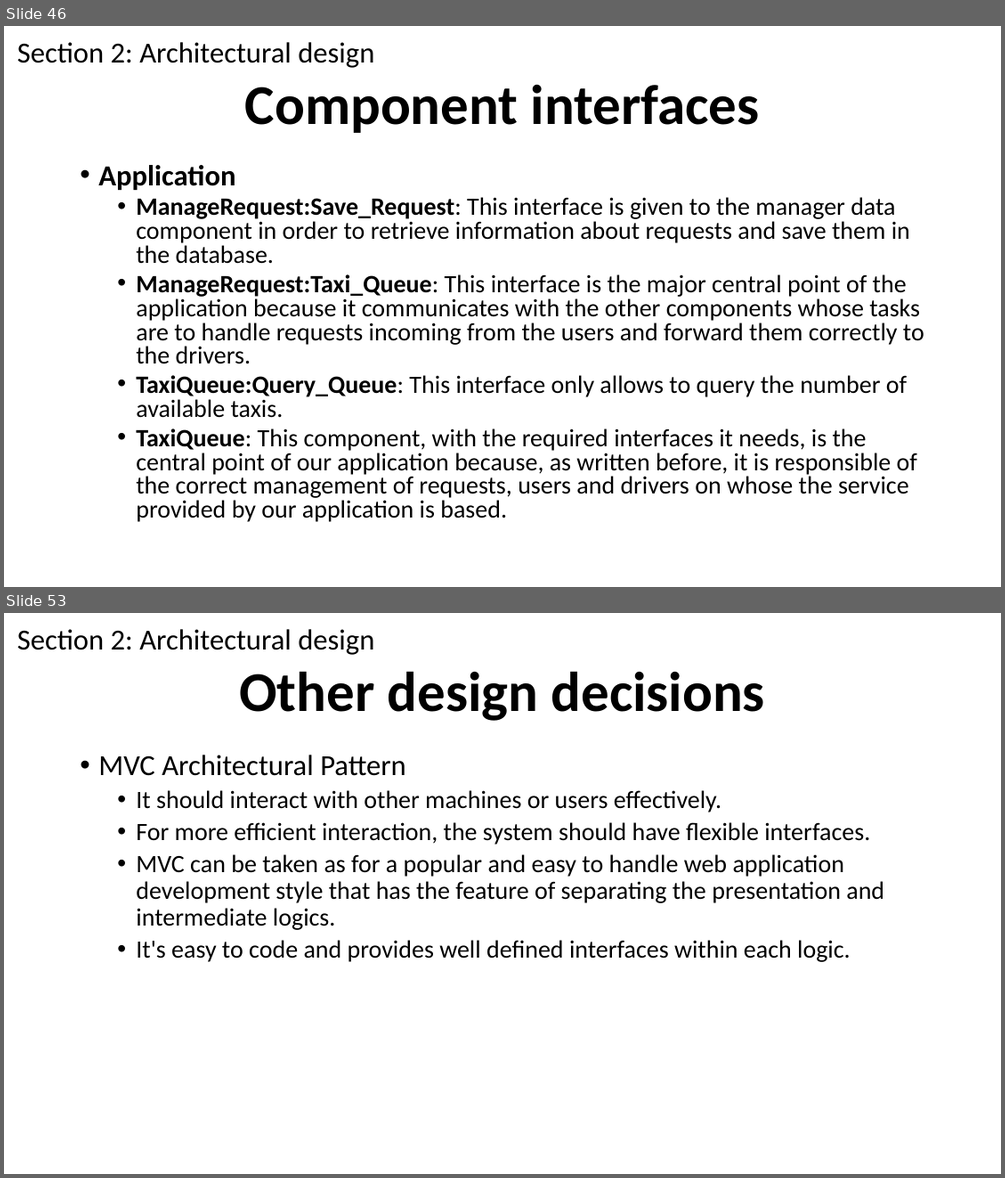
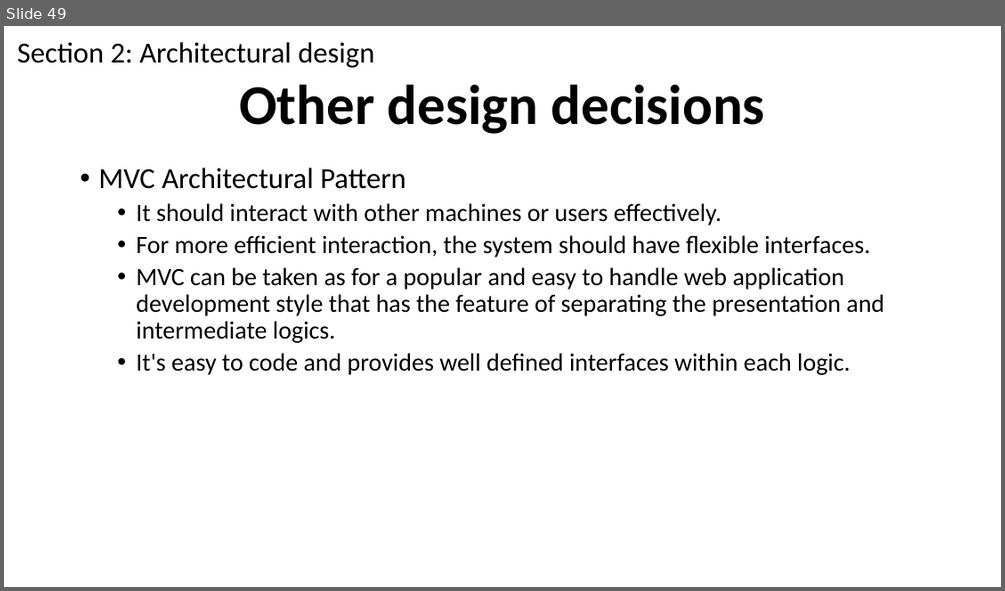
Before and after one commit to MassimoSchiavo/MyTaxiService-Schiavo-Cittar, a slide deck: Presentations/myTaxiService Presentation.pptx. Shown one above the other, each under a label of ours: slides 46 and 53 before the commit, slide 49 after it; the slides between them are not shown. The pictures are 1005x1178 and 1005x591 pixels, drawn with LibreOffice and Linux fonts; fonts in the diff are those of the drawing. Boxes give left, top, right and bottom in pixels: in the first picture for what was removed or moved away, otherwise in the second. Text is boxed around its words. In the diff, an @@ line names an element or a change of style, - is before the commit and + after.

Commit message:
alcune modifiche
apportato cambio ordine di alcune slide e eliminata la parte di
component interface.

```diff
--- a/Presentations/myTaxiService Presentation.pptx
+++ b/Presentations/myTaxiService Presentation.pptx
@@ slide 46 removed at [4,26,1001,587], background #FFFFFF @@
@@ text removed at [17,42,374,68] @@
-Section 2: Architectural design
@@ title removed at [245,84,760,133] @@
-Component interfaces
@@ text removed at [98,165,924,522] @@
-• Application
-  • ManageRequest:Save_Request: This interface is given to the manager data component in order to retrieve information about requests and save them in the database.
-  • ManageRequest:Taxi_Queue: This interface is the major central point of the application because it communicates with the other components whose tasks are to handle requests incoming from the users and forward them correctly to the drivers.
-  • TaxiQueue:Query_Queue: This interface only allows to query the number of available taxis.
-  • TaxiQueue: This component, with the required interfaces it needs, is the central point of our application because, as written before, it is responsible of the correct management of requests, users and drivers on whose the service provided by our application is based.
@@ what was slide 53 is now slide 49 @@
```
Also in this commit, not shown: 21 slides changed, 3 other slides removed.
